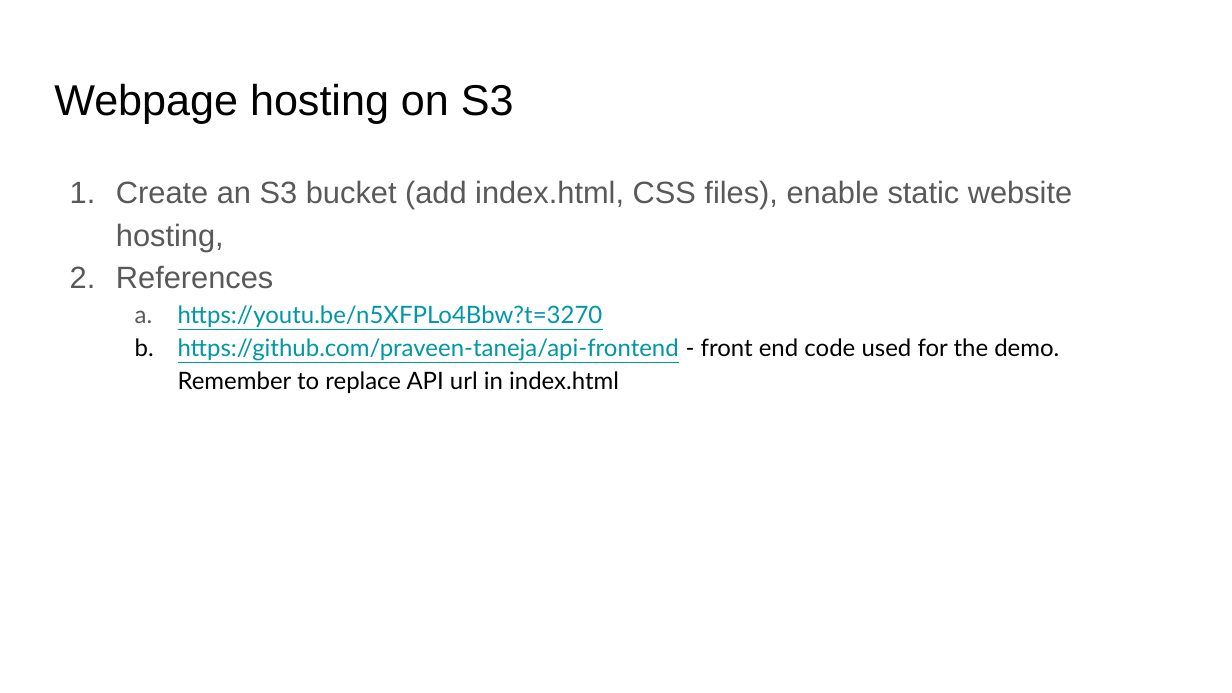
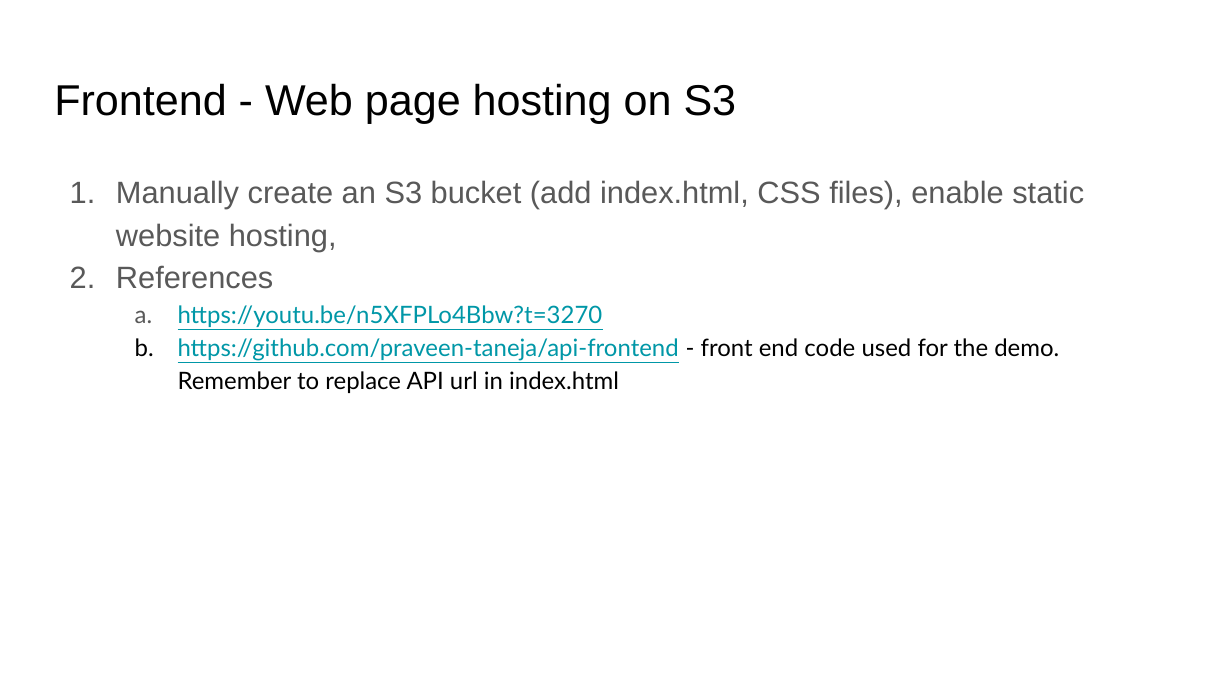
Before and after one commit to praveen-taneja/sentiment-analysis-lambda, a slide deck: slide 14 of docs/How to deploy an ML model with an API on AWS Lamba.pptx (slide 15 before the commit). Drawn at 1232x693 pixels with LibreOffice and Linux fonts; fonts in the diff are those of the drawing. Boxes give left, top, right and bottom in pixels: in the first picture for what was removed or moved away, otherwise in the second. Text is boxed around its words. In the diff, an @@ line names an element or a change of style, - is before the commit and + after.

```diff
--- a/docs/How to deploy an ML model with an API on AWS Lamba.pptx
+++ b/docs/How to deploy an ML model with an API on AWS Lamba.pptx
@@ title at box(54, 83, 737, 123): text changed @@
-Webpage hosting on S3
+Frontend - Web page hosting on S3
@@ text at box(116, 180, 1084, 252): text changed @@
-1. Create an S3 bucket (add index.html, CSS files), enable static website hosting,
+1. Manually create an S3 bucket (add index.html, CSS files), enable static website hosting,
```
Also in this commit, not shown: 9 other slides changed, 2 slides added, 18 slides removed.
